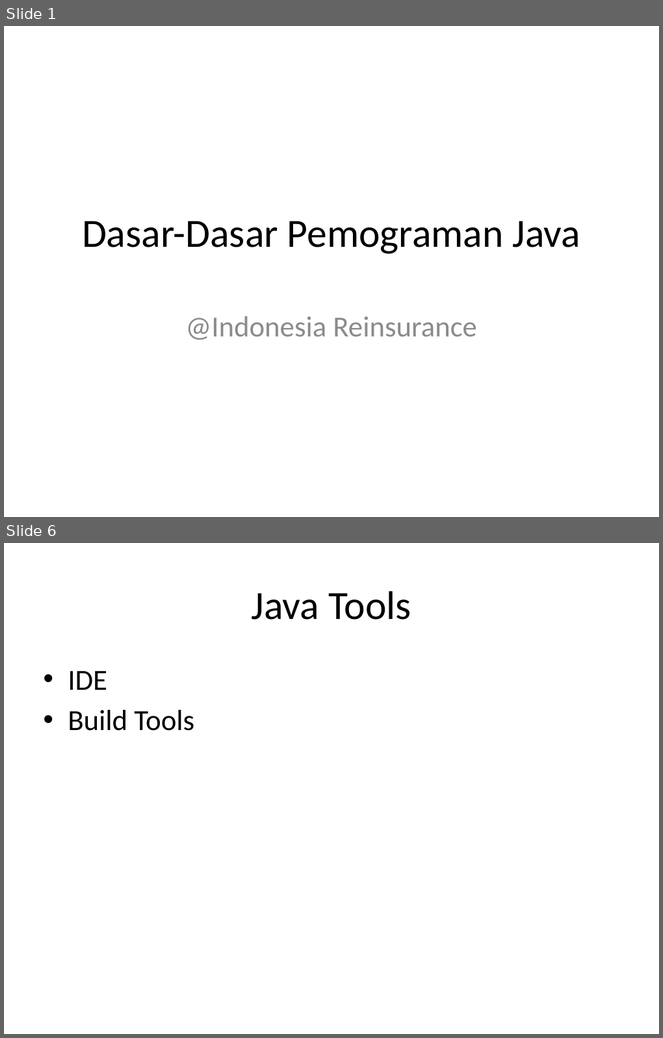
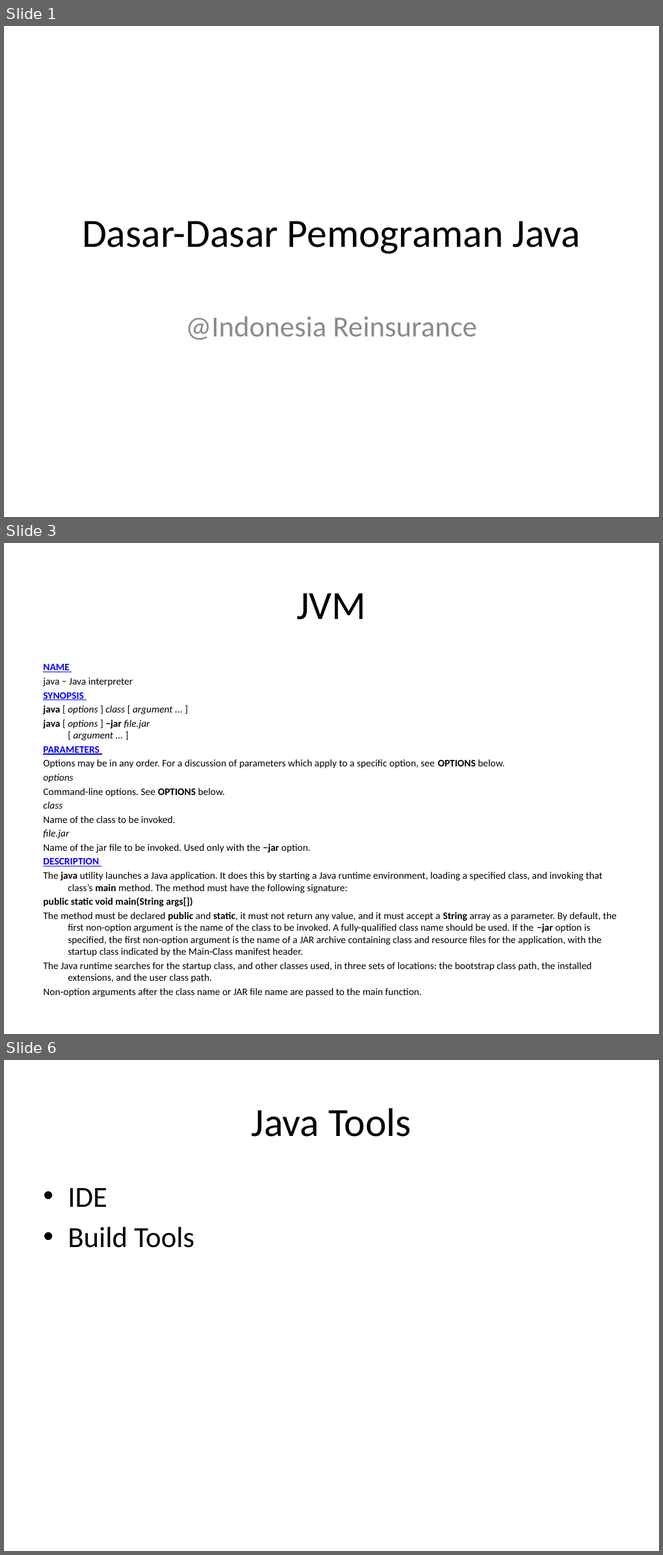
Before and after one commit to milhcbt/oot-aide, a slide deck: src/main/resources/Dasar-Dasar Pemograman Java.pptx. Shown one above the other, each under a label of ours: slides 1 and 6 before the commit, slides 1, 3 and 6 after it; the slides between them are not shown. The pictures are 663x1038 and 663x1555 pixels, drawn with LibreOffice and Linux fonts; fonts in the diff are those of the drawing. Boxes give left, top, right and bottom in pixels: in the first picture for what was removed or moved away, otherwise in the second. Text is boxed around its words. In the diff, an @@ line names an element or a change of style, - is before the commit and + after.

```diff
--- a/src/main/resources/Dasar-Dasar Pemograman Java.pptx
+++ b/src/main/resources/Dasar-Dasar Pemograman Java.pptx
@@ slide 3 added at <box>4,543,659,1034</box>, background #FFFFFF @@
@@ title added at <box>296,593,366,620</box>, 44 pt, text #000000 @@
+JVM
@@ text added at <box>43,664,617,983</box>, 11 pt, text #000000 @@
+NAME
+java − Java interpreter
+SYNOPSIS
+java [ options ] class [ argument ... ]
+java [ options ] −jar file.jar
+[ argument ... ]
+PARAMETERS
+Options may be in any order. For a discussion of parameters which apply to a specific option, see OPTIONS below.
+options
+Command-line options. See OPTIONS below.
+class
+Name of the class to be invoked.
+file.jar
+Name of the jar file to be invoked. Used only with the −jar option.
+DESCRIPTION
+The java utility launches a Java application. It does this by starting a Java runtime environment, loading a specified class, and invoking that class’s main method. The method must have the following signature:
+public static void main(String args[])
+The method must be declared public and static, it must not return any value, and it must accept a String array as a parameter. By default, the first non-option argument is the name of the class to be invoked. A fully-qualified class name should be used. If the −jar option is specified, the first non-option argument is the name of a JAR archive containing class and resource files for the application, with the startup class indicated by the Main-Class manifest header.
+The Java runtime searches for the startup class, and other classes used, in three sets of locations: the bootstrap class path, the installed extensions, and the user class path.
+Non-option arguments after the class name or JAR file name are passed to the main function.
```
Also in this commit, not shown: 3 slides changed, 3 other slides added, 3 slides removed.
